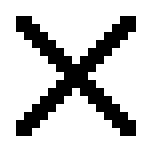
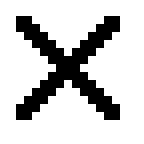
Comparing the layer stacks of the two 144×144 images. Changes:
hid "Delete Button Down", painted on it over [16, 16, 136, 136]
showed "Delete Button Up", painted on it over [16, 16, 128, 128]
